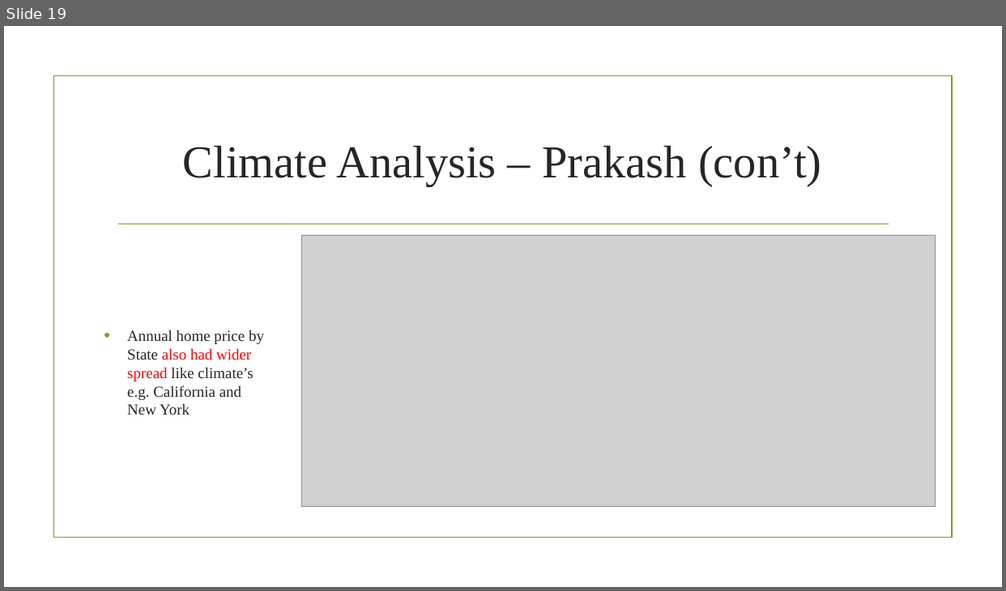
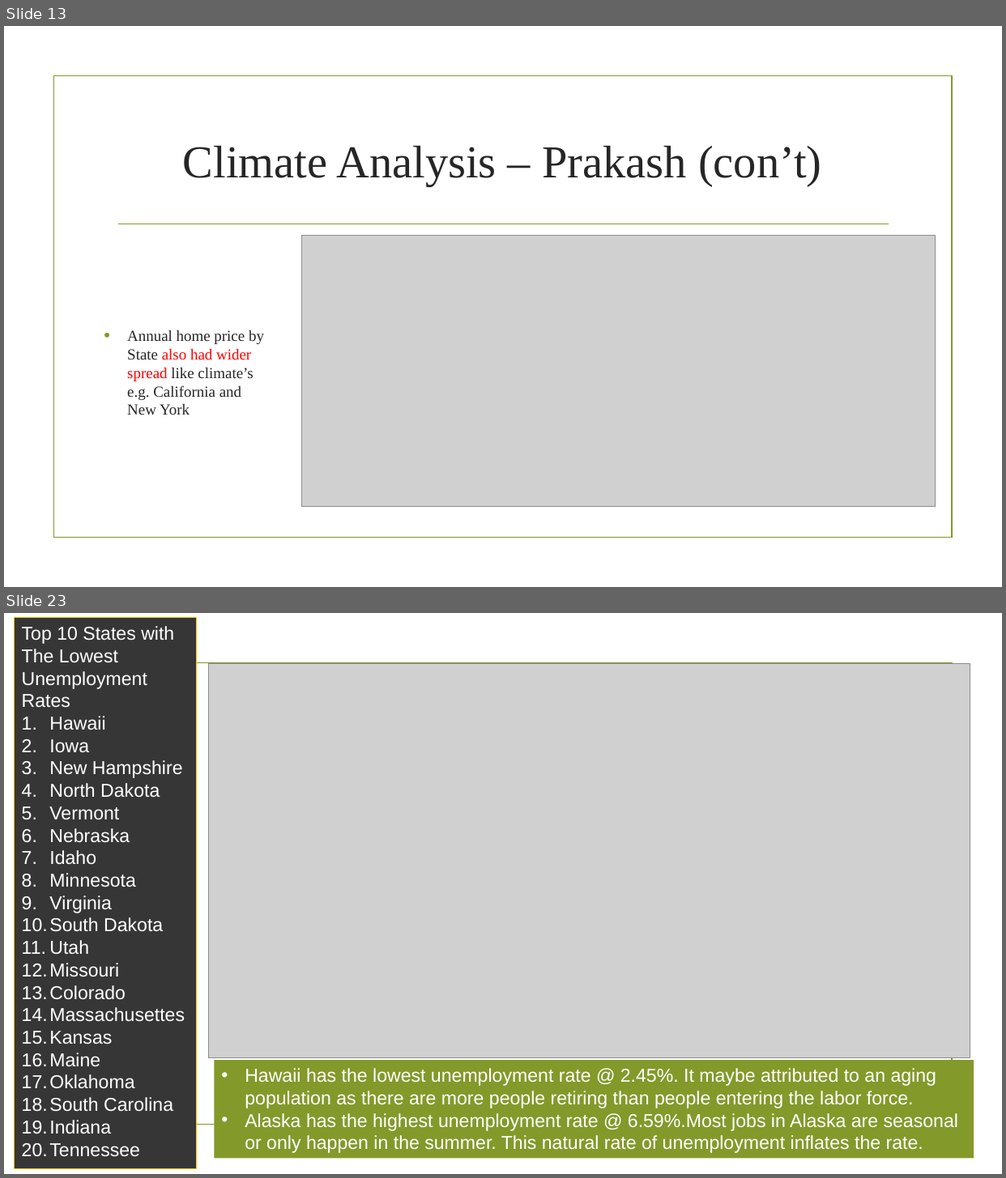
Before and after one commit to prakashbalasubramaniam/The_Incredible_Quad, a slide deck: Working_Presentation.pptx. Shown one above the other, each under a label of ours: slide 19 before the commit, slides 13 and 23 after it; the slides between them are not shown. The pictures are 1006x591 and 1006x1178 pixels, drawn with LibreOffice and Linux fonts; fonts in the diff are those of the drawing; grey boxes stand for pictures; background and template pictures are left out. Boxes give left, top, right and bottom in pixels: in the first picture for what was removed or moved away, otherwise in the second. Text is boxed around its words. In the diff, an @@ line names an element or a change of style, - is before the commit and + after.

Commit message:
Update Working_Presentation with conclusion and BestStateChoice2018.pptx

```diff
--- a/Working_Presentation.pptx
+++ b/Working_Presentation.pptx
@@ slide 23 added at bbox=[4, 613, 1002, 1174], background picture (left out); not listed: 1 template element that a slide beside it also shows @@
@@ rectangle added at bbox=[15, 618, 197, 1169], fill #363636, outline #FFC000 0.75 pt, 18 pt, text #FFFFFF @@
+Top 10 States with
+The Lowest Unemployment Rates
+1. Hawaii
+2. Iowa
+3. New Hampshire
+4. North Dakota
+5. Vermont
+6. Nebraska
+7. Idaho
+8. Minnesota
+9. Virginia
+10. South Dakota
+11. Utah
+12. Missouri
+13. Colorado
+14. Massachusettes
+15. Kansas
+16. Maine
+17. Oklahoma
+18. South Carolina
+19. Indiana
+20. Tennessee
@@ picture added at bbox=[208, 664, 970, 1059] @@
@@ rectangle added at bbox=[215, 1061, 974, 1159], fill #83992A, 18 pt, text #FFFFFF @@
+• Hawaii has the lowest unemployment rate @ 2.45%. It maybe attributed to an aging population as there are more people retiring than people entering the labor force.
+• Alaska has the highest unemployment rate @ 6.59%.Most jobs in Alaska are seasonal or only happen in the summer. This natural rate of unemployment inflates the rate.
@@ what was slide 19 is now slide 13 @@
```
Also in this commit, not shown: 5 slides changed, 9 other slides added, 3 slides removed, 1 other file.
